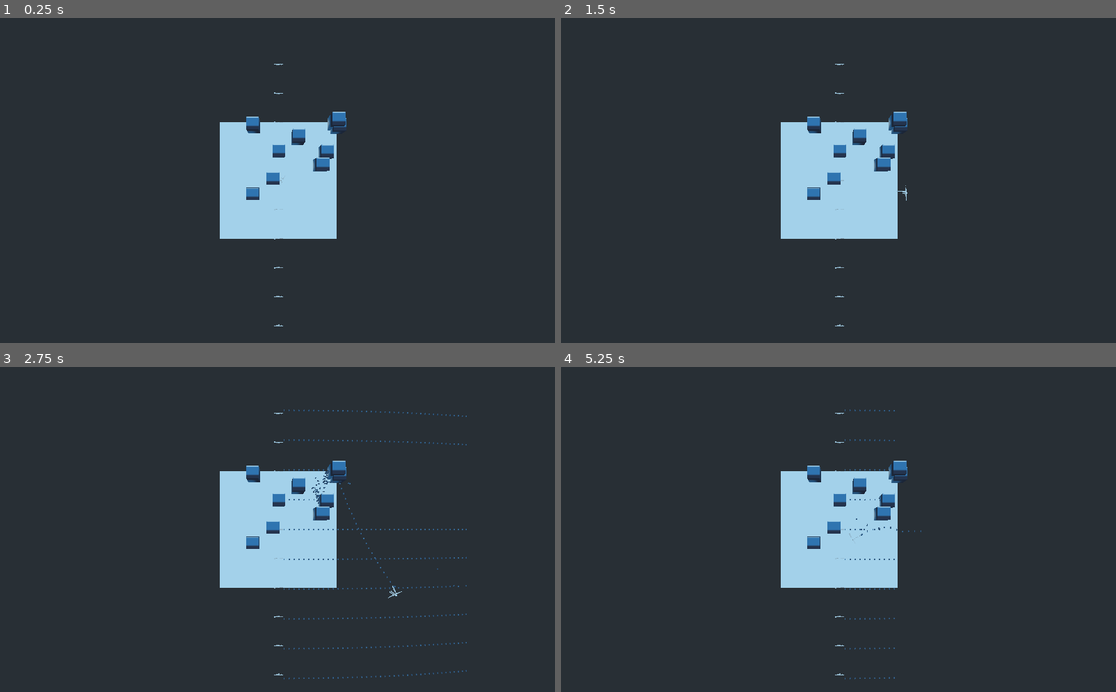
Above: before the commit, frames 1-4 (two rows, left to right).
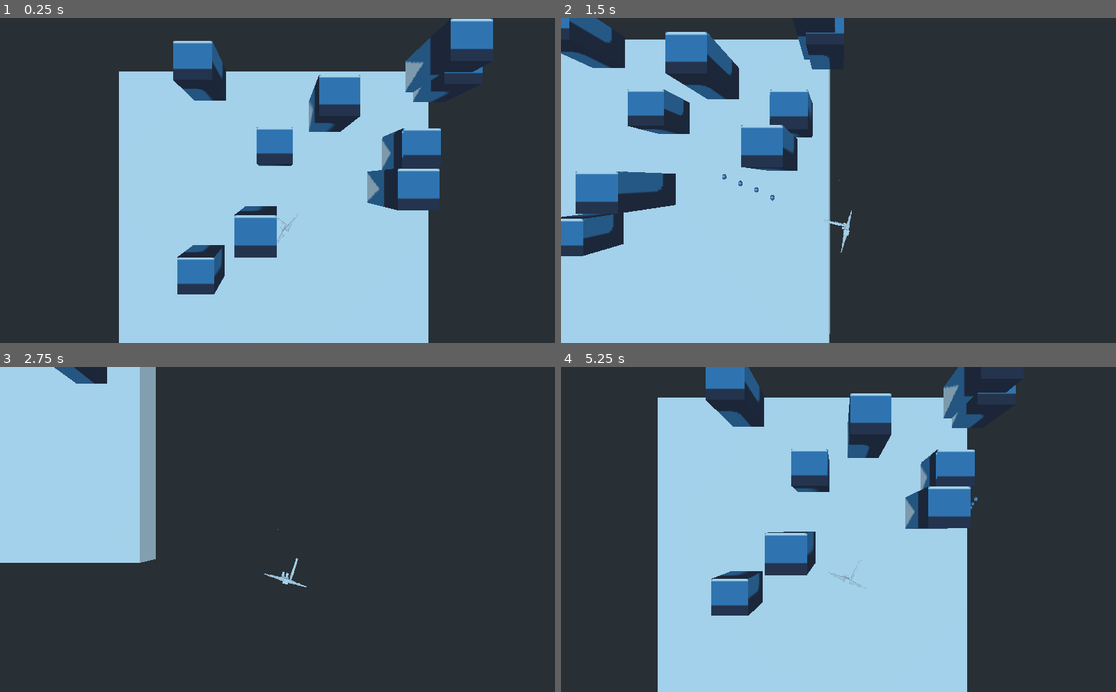
Above: after the commit, the same moments.

Repository: orionnye/GodotTopDown
Game: Godot game, scene res://Map.tscn
Two runs of this game, one before a commit and one after it. Both use one fixed random seed, a clock stepped at 60 frames per second and the inputs below.
Inputs (mouse positions are in pixels of both pictures, inside the frame that each line leads up to):
- Up to frame 1 (0.25 s): no input
- Up to frame 2 (1.5 s): tap Enter at 0.5 s; move the mouse to (960, 164) at 0.52 s; hold Right (ui_right) 0.53-1.28 s; tap E (ui_interact, bound only after the commit) at 0.6 s; move the mouse to (727, 196) at 1.27 s; hold Down (ui_down) from 1.28 s (still down); click (727, 196) at 1.35 s
- Up to frame 3 (2.75 s): tap E (ui_interact, bound only after the commit) at 1.55, 2.3 s; move the mouse to (333, 458) at 2.02 s; release Down (ui_down) at 2.03 s; hold Right (ui_right) from 2.03 s (still down); hold Space (shoot, bound only before the commit) from 2.03 s (still down)
- Up to frame 4 (5.25 s): move the mouse to (810, 594) at 2.77 s; release Right (ui_right) at 2.78 s; release Space (shoot, bound only before the commit) at 2.78 s; hold Up (ui_up) 2.78-3.53 s; tap E (ui_interact, bound only after the commit) at 2.85, 3.6, 4.55 s; move the mouse to (1005, 578) at 3.52 s; hold Left (ui_left) 3.53-5.03 s; move the mouse to (672, 480) at 4.27 s; click (672, 480) at 4.35 s; move the mouse to (866, 529) at 5.02 s; hold Down (ui_down) from 5.03 s (still down); hold Space (shoot, bound only before the commit) from 5.03 s (still down)

The runs differ from the first frame. In frame 1, 42% of the frame differs, in the area x 21-89%, y 0-100%; in frame 2, 44%; in frame 3, 25%; in frame 4, 45%, in the area x 17-82%, y 0-100%.

Commit message:
Added interact feature, fixed bullets going off in random directions

Diff:
--- a/MapInit.gd
+++ b/MapInit.gd
@@ -8,10 +8,10 @@
 # Called when the node enters the scene tree for the first time.
 func _ready():
 	var playerScene = load('./Scenes/Player.tscn')
-	var cubeScene = load('./Scenes/Cube.tscn')
+	var cubeScene = load('./Scenes/InteractiveCube.tscn')
 	var gunScene = load('./Scenes/Gun.tscn')
 	var random = RandomNumberGenerator.new()
-
+#	var interactive = load('./Scenes/InteractiveCube.tscn')
 	for i in 10:
 		var cube = cubeScene.instance()
 		random.randomize()
@@ -22,11 +22,11 @@
 		cube.scale = Vector3(1, 1+yChange, 1)
 		add_child(cube)
 
-	for i in 10:
-		var gun = gunScene.instance()
-		gun.translate(Vector3(0, 0, (i-5)*5))
-		gun.set_rotation(Vector3(0, PI/2, 0))
-		add_child(gun)
+#	for i in 10:
+#		var gun = gunScene.instance()
+#		gun.translate(Vector3(0, 0, (i-5)*5))
+#		gun.set_rotation(Vector3(0, PI/2, 0))
+#		add_child(gun)
 
 	var playerInstance = playerScene.instance()
 	add_child(playerInstance)
--- a/Scenes/Camera.gd
+++ b/Scenes/Camera.gd
@@ -2,7 +2,7 @@
 
 # Called when the node enters the scene tree for the first time.
 export var cameraRotation = Vector3(-PI/2, PI, 0)
-#export var cameraOffset = Vector3(0, 10, -3)
+export var cameraOffset = Vector3(0, 15, -3)
 
 func _ready():
 	pass # Replace with function body.
@@ -12,7 +12,7 @@
 	var this = $"."
 	var player = $"./.."
 	var playerOffset = player.rotation
-	this.global_transform.origin = Vector3(0, 40, 0)
+#	this.global_transform.origin = Vector3(0, 40, 0)
 	this.set_global_rotation(cameraRotation)
-#	this.rotation = cameraRotation - playerOffset
-#	this.transform.origin = cameraOffset.rotated(Vector3(0, 1, 0), -player.rotation.y )
+	this.rotation = cameraRotation - playerOffset
+	this.transform.origin = cameraOffset.rotated(Vector3(0, 1, 0), - (player.rotation.y + 3))
--- /dev/null
+++ b/Scenes/CubeInteract.gd
@@ -0,0 +1,23 @@
+extends Spatial
+
+
+# Declare member variables here. Examples:
+# var a = 2
+# var b = "text"
+
+onready var player = get_node("../PlayerScene")
+onready var this = $"."
+# Called when the node enters the scene tree for the first time.
+func _ready():
+	pass # Replace with function body.
+
+
+# Called every frame. 'delta' is the elapsed time since the previous frame.
+func _process(delta):
+	var plPos = get_parent().get_node("Player").global_transform.origin
+	var selfPosition = global_transform.origin
+	var distance = plPos.distance_to(selfPosition)
+	if(distance < 3):
+		print("Interact with cube...")
+		if Input.is_action_just_pressed("ui_interact"):
+			print("You interacted with the Cube!")
--- a/Scenes/Gun.gd
+++ b/Scenes/Gun.gd
@@ -1,5 +1,4 @@
 extends Spatial
-
 
 # Declare member variables here. Examples:
 # var a = 2
--- /dev/null
+++ b/Scenes/InteractiveCube.tscn
@@ -0,0 +1,21 @@
+[gd_scene load_steps=6 format=2]
+
+[ext_resource path="res://icon.png" type="Texture" id=1]
+[ext_resource path="res://Scenes/CubeInteract.gd" type="Script" id=2]
+
+[sub_resource type="CubeMesh" id=1]
+
+[sub_resource type="SpatialMaterial" id=3]
+albedo_texture = ExtResource( 1 )
+
+[sub_resource type="BoxShape" id=2]
+
+[node name="Cube" type="StaticBody"]
+script = ExtResource( 2 )
+
+[node name="MeshInstance" type="MeshInstance" parent="."]
+mesh = SubResource( 1 )
+material/0 = SubResource( 3 )
+
+[node name="CollisionShape" type="CollisionShape" parent="."]
+shape = SubResource( 2 )
--- a/project.godot
+++ b/project.godot
@@ -50,7 +50,12 @@
 }
 shoot={
 "deadzone": 0.5,
-"events": [ Object(InputEventKey,"resource_local_to_scene":false,"resource_name":"","device":0,"alt":false,"shift":false,"control":false,"meta":false,"command":false,"pressed":false,"scancode":0,"physical_scancode":32,"unicode":0,"echo":false,"script":null)
+"events": [ Object(InputEventMouseButton,"resource_local_to_scene":false,"resource_name":"","device":0,"alt":false,"shift":false,"control":false,"meta":false,"command":false,"button_mask":0,"position":Vector2( 0, 0 ),"global_position":Vector2( 0, 0 ),"factor":1.0,"button_index":1,"pressed":false,"doubleclick":false,"script":null)
+ ]
+}
+ui_interact={
+"deadzone": 0.5,
+"events": [ Object(InputEventKey,"resource_local_to_scene":false,"resource_name":"","device":0,"alt":false,"shift":false,"control":false,"meta":false,"command":false,"pressed":false,"scancode":69,"physical_scancode":0,"unicode":0,"echo":false,"script":null)
  ]
 }
 
